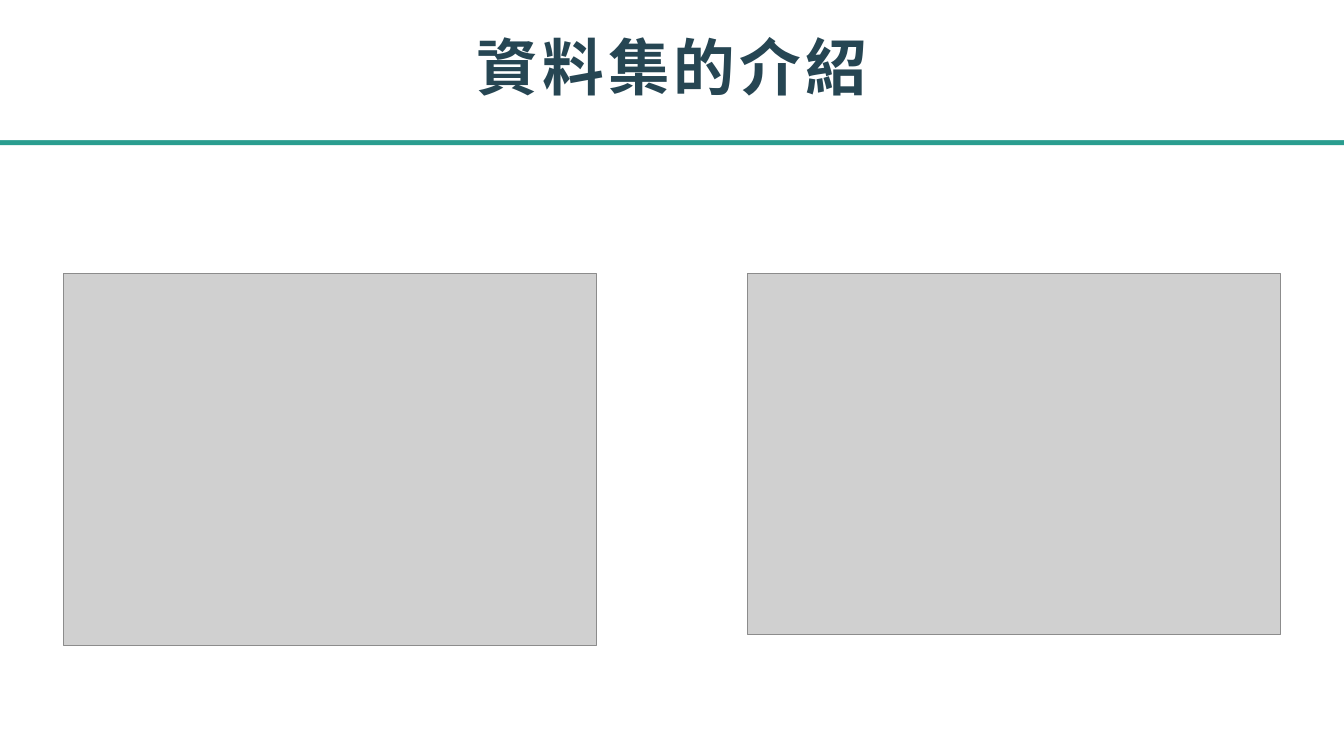
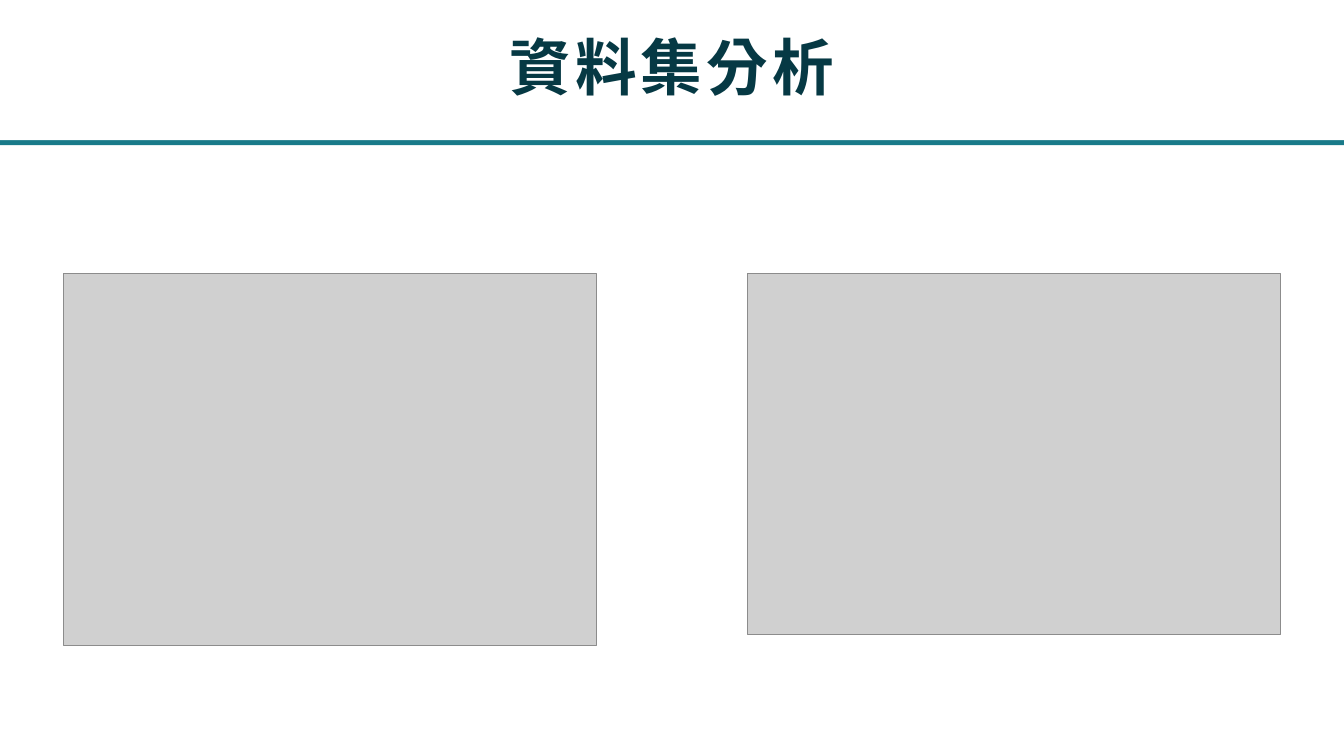
Before and after one commit to jhuangyahui/datamining, a slide deck: slide 5 of datamining.pptx (slide 6 before the commit). Drawn at 1344x756 pixels with LibreOffice and Linux fonts; fonts in the diff are those of the drawing; grey boxes stand for pictures. Boxes give left, top, right and bottom in pixels: in the first picture for what was removed or moved away, otherwise in the second. Text is boxed around its words. In the diff, an @@ line names an element or a change of style, - is before the commit and + after.

```diff
--- a/datamining.pptx
+++ b/datamining.pptx
@@ title at (509,37,834,96): text changed; text colour #264653 to #063944 @@
-資料集的介紹
+資料集分析
@@ rectangle at (0,140,1344,145): fill #2A9D8F to #197A89 @@
```
Also in this commit, not shown: 8 other slides changed, 11 slides added, 3 slides removed, 11 other files.
